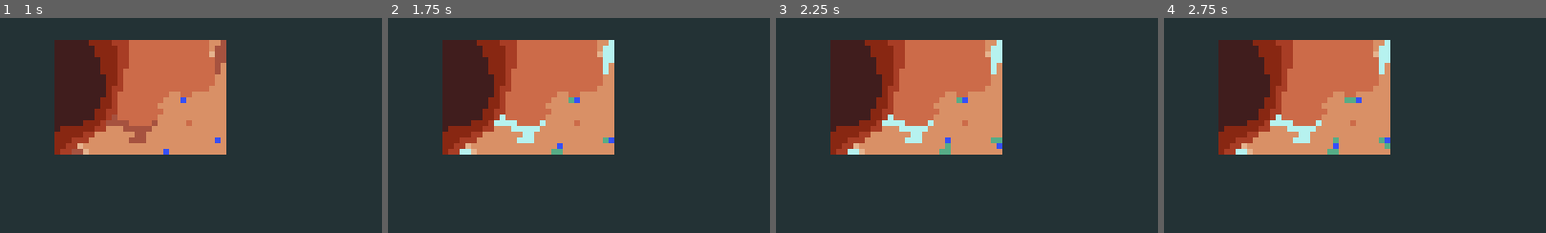
Above: before the commit, frames 1-4 (left to right).
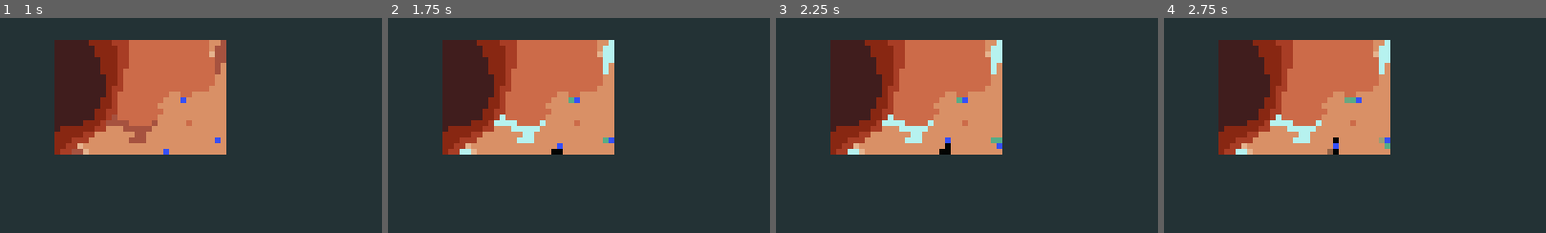
Above: after the commit, the same moments.

Repository: qgEyal/GOLEM_012
Game: Godot game, scene res://scenes/main.tscn
Two runs of this game, one before a commit and one after it. Both use one fixed random seed, a clock stepped at 60 frames per second and the inputs below.
Inputs (mouse positions are % of the whole screen's width and height, from its top left):
- Up to frame 1 (1 s): click "Start Simulation" at 0.5 s
- Up to frame 2 (1.75 s): move the mouse to (72, 45) at 1.27 s; hold D (map_right) from 1.28 s (still down); hold T (change) from 1.28 s (still down); click (72, 45) at 1.42 s
- Up to frame 3 (2.25 s): move the mouse to (30, 55) at 2.02 s; release D (map_right) at 2.03 s; release T (change) at 2.03 s; hold S (map_down) from 2.03 s (still down); tap T (change) at 2.1 s
- Up to frame 4 (2.75 s): keep holding S (map_down)
The pictures show only the part of the screen within x 22-72%, y 22-72%; the shares and areas given below are measured in that part.

Frame 1 is identical in both runs. In frame 2, less than 0.1% of the frame differs, in the area x 42-46%, y 60-64%; in frame 3, 0.1%; in frame 4, 0.2%, in the area x 42-58%, y 55-64%.

Commit message:
Adding behaviors.

Diff:
--- a/assets/resources/ale_definition.tres
+++ b/assets/resources/ale_definition.tres
@@ -6,7 +6,7 @@
 [resource]
 script = ExtResource("1_piarv")
 seal_grid_size = 3
-core_instructions = ["INIT", "MOVE", "SENSE", "COMM", "PROC", "STORE", "EVOLVE"]
+core_instructions = ["INIT", "SENSE", "PROC", "MEM", "MOVE", "COMM", "EVOLVE"]
 symbol_id = 0
 symmetry_mode = 0
 mutation_rate = 0.6
@@ -15,3 +15,7 @@
 max_speed = 2.0
 texture = ExtResource("2_w0ohd")
 size = Vector2(16, 16)
+trail_enabled = false
+trail_turns = 7
+trail_duration = 2.0
+trail_fade = 0.5
--- /dev/null
+++ b/assets/resources/behaviors/scout_bhv.tres
@@ -0,0 +1,11 @@
+[gd_resource type="Resource" script_class="ALEBehavior" load_steps=2 format=3 uid="uid://ip57a7hvi8pl"]
+
+[ext_resource type="Script" uid="uid://bvbo8cl3s4spy" path="res://scripts/resources/ale_behavior.gd" id="1_dnr5w"]
+
+[resource]
+script = ExtResource("1_dnr5w")
+enable_trails_default = true
+trail_turns_default = 7
+base_trail_duration = 2.0
+base_trail_fade = 0.5
+metadata/_custom_type_script = "uid://bvbo8cl3s4spy"
--- a/scripts/config/init_config.gd
+++ b/scripts/config/init_config.gd
@@ -44,6 +44,8 @@
 	"Sentinel":   preload("res://assets/resources/symbols/INIT/sentinel.tres"),
 	"Alchemist":  preload("res://assets/resources/symbols/INIT/alchemist.tres"),
 }
+
+
 
 static func _seed_rng() -> void:
 	if not _seeded:
--- a/scripts/entities/ale.gd
+++ b/scripts/entities/ale.gd
@@ -4,7 +4,10 @@
 const DIRECTIONS : Array[Vector2i] = [Vector2i.UP, Vector2i.DOWN, Vector2i.LEFT, Vector2i.RIGHT]
 
 @onready var sprite : Sprite2D = $Sprite
-@onready var _fallback_definition : ALEdefinition = preload("res://assets/resources/ale_definition.tres")
+#@onready var _fallback_definition : ALEdefinition = preload("res://assets/resources/ale_definition.tres")
+
+## set ALE behavior
+@export var behavior : ALEBehavior # set by ALEManager at spawn
 
 @export var definition : ALEdefinition : set = set_definition   # injected by manager
 @onready var main : Main
@@ -59,6 +62,10 @@
 
 var seal_symbol : SEALSymbol
 var ale_id : int = -1
+
+var last_sensed_terrain : int = -1      # used by behaviour
+var trail_turns_left    : int = 0
+
 
 
 # ───────────────────────────────── INITIALIZATION
@@ -96,24 +103,25 @@
 		get_parent().respawn_ale(self)
 		return
 
-	position        = Vector2(Grid.grid_to_world(grid_pos.x, grid_pos.y, tile_size)) \
-					+ Vector2(tile_size / 2.0, tile_size / 2.0)
+	position= Vector2(Grid.grid_to_world(grid_pos.x, grid_pos.y, tile_size)) \
+				+ Vector2(tile_size / 2.0, tile_size / 2.0)
 
 	## Assign definition (triggers _apply_definition_data)
 	set_definition(def)
 
 	# ─── INIT command log ───
-	#print("ALE %d INITIALIZED at %s" % [ale_id, str(grid_pos)])
 
 	## Pick fixed test command from ALEdefinition
 	var cmds := definition.core_instructions.duplicate()
+	print("cmds ", cmds)
 	# ensure INIT is first, withouth MOVE (speed optimization)
 	phase_pipeline = ["INIT"]
 	for c in cmds:
-		if c != "INIT" and c != "MOVE":
+#		if c != "INIT" and c != "MOVE":
+		if c != "INIT":
 			phase_pipeline.append(c)
 	phase_index = 0
-	## phase_pipeline holds only INIT, SENSE, PROC, COMM, STORE, EVOLVE
+	## phase_pipeline holds only INIT, SENSE, PROC, MEM, MOVE,COMM, EVOLVE
 	## invoke INIT
 	_handle_init()
 	#assigned_command = cmds[randi() % cmds.size()]
@@ -130,9 +138,8 @@
 		await get_tree().process_frame   # wait until injected into scene
 
 	if definition == null:
-		set_definition(_fallback_definition)
-
-
+		set_definition(definition)
+	print("Phase pipeline: ", phase_pipeline)
 	prev_grid_pos = grid_pos
 	set_process_mode(PROCESS_MODE_PAUSABLE)
 
@@ -347,6 +354,11 @@
 	assigned_archetype = init_data["archetype"]
 	assigned_command   = init_data["command"]
 	seal_symbol = InitConfig.get_init_symbol(assigned_archetype)
+
+	## plug behavior
+	if behavior:
+		behavior.on_init(self)
+
 	# Debug
 	#definition.init_symbol = InitConfig.get_init_symbol(assigned_archetype)
 	print("ALE %d → Team %s, Archetype %s, Command %s, Symbol %s"
@@ -357,9 +369,23 @@
 
 	_has_initialized = true
 
+# -------------------------------------------------------------------
+# Called once per update while phase == SENSE
 func _handle_sense() -> void:
-	# TODO: read environment
-	pass
+	# 1. Read the terrain ID of the tile the ALE is on
+	terrain_id = map.map_data[grid_pos].terrain_type # get terrain id number
+
+	# 2. Forward to the behaviour (if any) so it can decide
+	if behavior:
+		behavior.on_sense(self, terrain_id)
+
+	# 3. (Optional) — add any future perception logic here
+	#
+	#    e.g. scan neighbouring tiles, update local buffers, etc.
+	#
+	# 4. Finally, advance to the next phase in your FSM
+	phase_index += 1        # or whatever your pipeline uses
+
 
 func _handle_proc() -> void:
 	# TODO: process sensed data
--- a/scripts/entities/ale_manager.gd
+++ b/scripts/entities/ale_manager.gd
@@ -7,6 +7,11 @@
 @export var ale_scene      : PackedScene     # ALE.tscn
 @export var ale_definition : ALEdefinition   # baseline .tres
 
+
+const ARCHETYPE_BEHAVIORS :Dictionary[String, ALEBehavior]= {
+	"Scout": preload("res://assets/resources/behaviors/scout_bhv.tres"),
+	# …
+}
 #const InitConfig = preload("res://scripts/config/init_config.gd")
 
 var rng := RandomNumberGenerator.new()
@@ -112,6 +117,14 @@
 			enable_collision_handling,
 			seed_symbol
 		)
+		# ─── NEW: attach behaviour **after** initialize so archetype is known ───
+		var arch := ale.assigned_archetype           # set inside ale.initialize()
+		var beh: ALEBehavior= ARCHETYPE_BEHAVIORS.get(arch)
+		if beh:
+			ale.behavior = beh                      # export var in ale.gd
+			beh.on_init(ale)                        # prime per-agent counters
+
+
 
 		ales[ale.name]      = ale
 		occupancy[grid_pos] = ale
--- /dev/null
+++ b/scripts/resources/ale_behavior.gd
@@ -0,0 +1,79 @@
+@tool
+extends Resource
+class_name ALEBehavior
+# ───────────────────────────────────────────────────────────────────
+#  Generic behaviour strategy shared by **all** archetypes.
+#  Tunables live in the .tres; run-time values are refined from the
+#  agent’s own `seal_symbol` so no extra signals are required.
+# ───────────────────────────────────────────────────────────────────
+
+@export var enable_trails_default : bool  = false   # Scouts start OFF
+@export var trail_turns_default   : int   = 7       # moves to leave trails
+@export var base_trail_duration   : float = 2.0     # s  (can be tweaked)
+@export var base_trail_fade       : float = 0.5     # fade speed
+
+var _rng: RandomNumberGenerator = RandomNumberGenerator.new()
+# ------------ helper ----------------------------------------------------------------
+static func _bit_density(bitmask:int, grid:int) -> float:
+	var on_bits := 0
+	for idx in range(grid * grid):
+		on_bits += (bitmask >> idx) & 1
+	return float(on_bits) / float(grid * grid)          # 0…1
+
+# ------------ public hooks -----------------------------------------------------------
+func on_init(agent: ALE) -> void:
+	# prime per-agent counters & flags
+	agent.trail_turns_left   = 0
+	agent.enable_trails      = enable_trails_default
+	agent.last_sensed_terrain = -1
+
+	# derive initial trail parameters from the symbol already assigned
+	_configure_from_symbol(agent)
+
+
+func on_sense(agent: ALE, terrain_id:int) -> void:
+	# Early-exit if the terrain didn’t change
+	if terrain_id == agent.last_sensed_terrain:
+		return
+
+	# Record new terrain & start a fresh 7-turn trail run
+	agent.last_sensed_terrain = terrain_id
+	agent.trail_turns_left    = trail_turns_default
+	agent.enable_trails       = true
+
+	# Randomised colour keyed to mirror_type so Scouts of the same
+	# archetype still look different across mirror rules
+
+	## assign random color to trail
+	agent.trail_color = Color.from_hsv(_rng.randf(),_rng.randf(),_rng.randf())
+	#var hsv_h := float(agent.seal_symbol.mirror_type) / 7.0
+	#agent.trail_color = Color.from_hsv(hsv_h, 0.9, 1.0)
+
+	# Ensure Main’s global numbers match Scout spec
+	agent.main.trail_duration = base_trail_duration
+	agent.main.trail_fade     = base_trail_fade
+
+
+func on_move(agent: ALE) -> void:
+	if agent.trail_turns_left <= 0:
+		agent.enable_trails = false
+		return
+
+	agent.trail_turns_left -= 1
+	# (actual trail drop happens in ALE.leave_trail – already called
+	#  elsewhere when enable_trails == true)
+
+
+# Called once at INIT and can be called again manually if the symbol mutates
+func _configure_from_symbol(agent: ALE) -> void:
+	var sym := agent.seal_symbol
+	if sym == null:
+		return
+
+	# Example:  larger grid  → longer trails; denser bitmask → slower fade
+	var gs   : int   = sym.grid_size                # 3…8
+	var dens : float = _bit_density(sym.bitmask, gs)
+
+	base_trail_duration = clamp(1.0 + gs * 0.3, 1.0, 4.0)      # 1.9–3.4 s
+	base_trail_fade     = clamp(0.2 + (1.0 - dens) * 0.6,      # 0.2–0.8
+								0.2, 0.8)
--- a/scripts/resources/ale_definition.gd
+++ b/scripts/resources/ale_definition.gd
@@ -26,6 +26,15 @@
 @export var texture : Texture2D
 @export var size    : Vector2 = Vector2(16, 16)
 
+
+# ────────────────────────────────────────────────────────────────────────────
+#  Scout-specific trail settings
+# ────────────────────────────────────────────────────────────────────────────
+@export var trail_enabled  : bool   = false   # master on/off
+@export var trail_turns    : int    = 7       # number of MOVE steps
+@export var trail_duration : float  = 2.0     # seconds until fade
+@export var trail_fade     : float  = 0.5     # fade half-life (s)
+
 # ─────────────────────────────────
 func _set_grid_size(value : int) -> void:
 	_seal_grid_size = clamp(value, 3, 8)
Not shown, added: scripts/resources/ale_behavior.gd.uid
